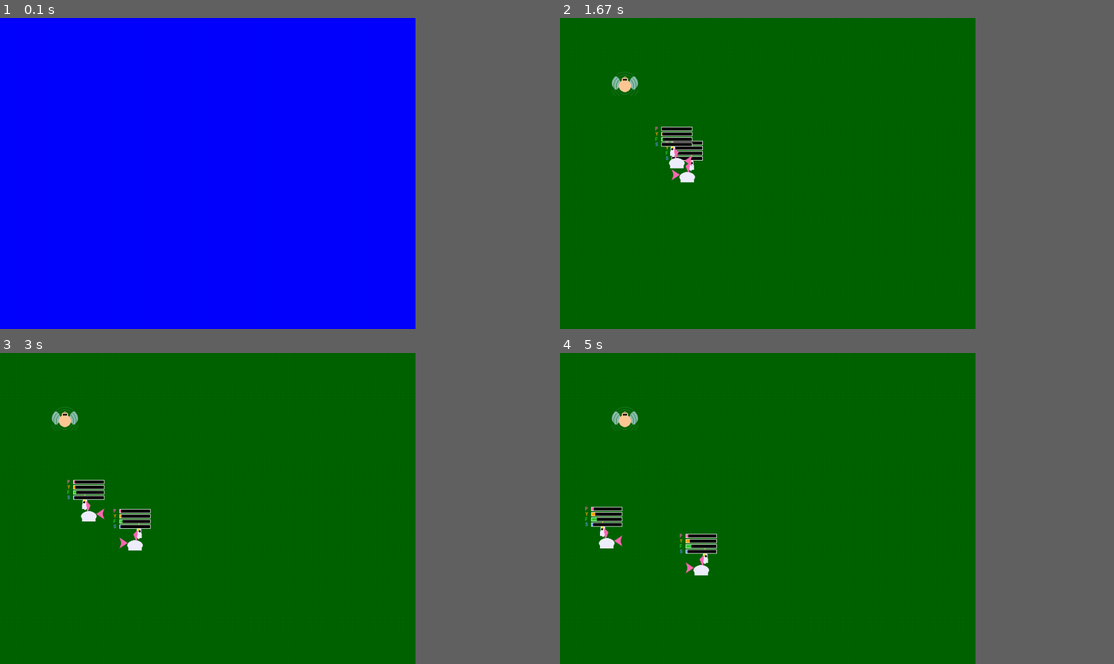
Above: before the commit, frames 1-4 (two rows, left to right).
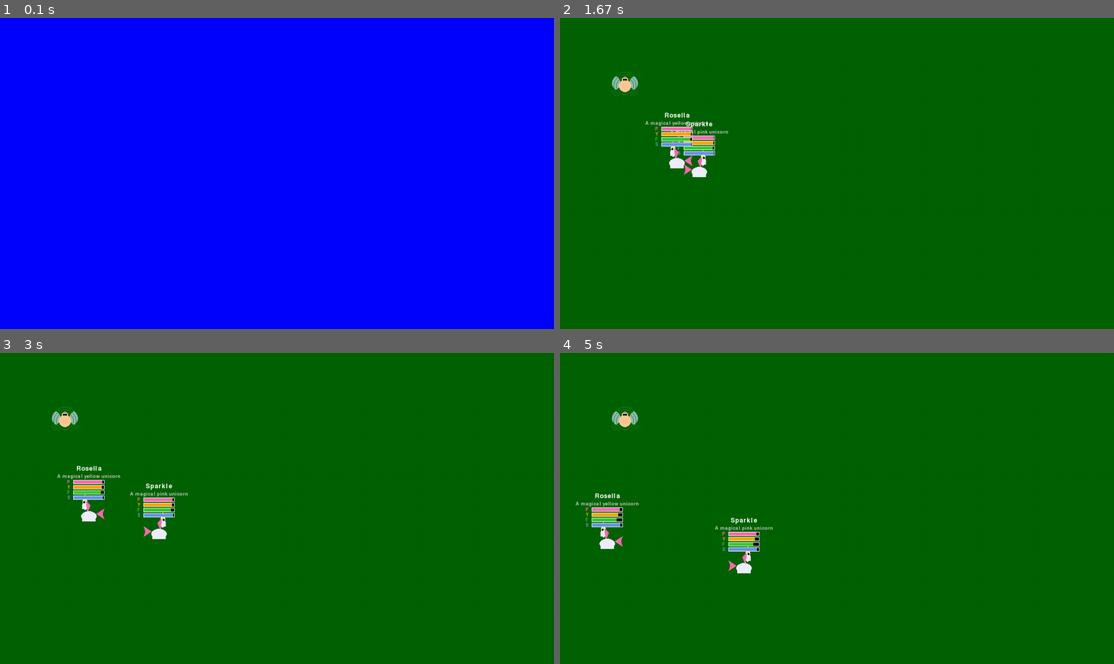
Above: after the commit, the same moments.

Repository: emptyhead/unicorn-fairies-pygame
Game: pygame game, started from main.py
The game is run twice, just before and just after one commit, with the same random seed, the same clock (stepped at 60 frames per second) and the same inputs.
Inputs:
- Up to frame 1 (0.1 s): no input
- Up to frame 2 (1.67 s): tap Enter at 0.33 s
- Up to frame 3 (3 s): no input
- Up to frame 4 (5 s): no input
In our replay, the window is 675x506 before the commit and 900x506 after it. These sizes can differ from the game's own. Grey fills any space a smaller window leaves; there, only what the larger window draws over its background counts as a difference.

The runs differ from the first frame. In frame 2, 1.2% of the frame differs, in the area x 15-31%, y 30-53%; in frame 3, 1.5%; in frame 4, 1.7%, in the area x 2-39%, y 45-72%.

Commit message:
Unicorns wander List of unicorns to enable multiple entities Graphics changed to be 1066x600 (16:9 aspect - low res) Flags created for displaying Unicorn stats and details to enable easy toggling of display

Diff:
--- a/src/engine.py
+++ b/src/engine.py
@@ -5,10 +5,17 @@
 class Game:
     def __init__(self):
         pygame.init()
-        self.screen = pygame.display.set_mode((WIDTH, HEIGHT))
+        flags = pygame.FULLSCREEN if FULLSCREEN else 0
+        self.screen = pygame.display.set_mode((WIDTH, HEIGHT), flags)
         self.clock = pygame.time.Clock()
         self.running = True
         self.delta_time = 0  # Time since last frame in seconds
+
+        # Global display settings
+        self.invert_need_bars = True   # When True, need bars deplete instead of fill
+        self.show_need_bars = True      # When True, need bars are drawn above unicorns
+        self.show_name = True           # When True, unicorn name is drawn above the sprite
+        self.show_description = True    # When True, unicorn description is drawn above the sprite
 
         self.state = MenuState(self)
 
--- a/src/entities/baseEntity.py
+++ b/src/entities/baseEntity.py
@@ -5,11 +5,11 @@
         super().__init__() # Initializes the pygame Sprite logic
 
         # Placeholder setup
-        self.image = pygame.Surface(size)
+        self.image: pygame.Surface = pygame.Surface(size)
         self.image.fill(color)
 
         # Every entity needs a position (rect)
-        self.rect = self.image.get_rect(topleft=(x, y))
+        self.rect: pygame.Rect = self.image.get_rect(topleft=(x, y))
 
         # Movement variables
         self.direction = pygame.Vector2()
--- a/src/entities/unicorn.py
+++ b/src/entities/unicorn.py
@@ -89,6 +89,15 @@
         self.original_image = self.image.copy()
         self.facing_right = True
 
+        # Individual display flags
+        self.show_need_bars = True      # When True, need bars are drawn above the sprite
+        self.show_name = True           # When True, the unicorn's name is drawn above the sprite
+        self.show_description = True    # When True, the unicorn's description is drawn above the sprite
+
+        # Need bar display flag — when True, bars deplete as needs increase (full = healthy)
+        # When False (default), bars fill as needs increase (full = urgent need)
+        self.invert_need_bars = True
+
         # Wander state machine variables
         self.wander_state = 'idle'                          # 'idle' | 'moving' | 'paused'
         self.wander_target = None                           # pygame.Vector2 target position
@@ -97,7 +106,7 @@
         self.wander_pos = pygame.Vector2(float(x), float(y))  # Sub-pixel float position accumulator
 
     def draw(self, surface):
-        """Draw the unicorn and its need bars to the given surface.
+        """Draw the unicorn, and optionally its need bars, name, and description.
 
         Args:
             surface: The pygame surface to draw to (typically the screen).
@@ -105,8 +114,13 @@
         # Draw the unicorn sprite
         surface.blit(self.image, self.rect)
 
-        # Draw need bars above the sprite
-        self.draw_need_bars(surface)
+        # Draw need bars above the sprite (if enabled)
+        if self.show_need_bars:
+            self.draw_need_bars(surface)
+
+        # Draw name and/or description above the sprite (if either is enabled)
+        if self.show_name or self.show_description:
+            self.draw_info(surface)
 
     def _pick_wander_target(self) -> pygame.Vector2:
         """Pick a random target position within the screen bounds.
@@ -156,8 +170,7 @@
             distance = to_target.length()
 
             if distance <= self.WANDER_ARRIVAL_THRESHOLD:
-                # Arrived — snap to target and start pause
-                self.wander_pos = pygame.Vector2(self.wander_target)
+                # Arrived — stay at current position (no snap), start pause
                 self.rect.topleft = (int(self.wander_pos.x), int(self.wander_pos.y))
                 self.wander_pause_timer = random.uniform(
                     self.WANDER_PAUSE_MIN, self.WANDER_PAUSE_MAX
@@ -243,6 +256,38 @@
             'sleep_need': self.sleep_need
         }
 
+    def draw_info(self, surface: pygame.Surface):
+        """Draw the unicorn's name and/or description above the need bars.
+
+        Each element is only rendered when its corresponding flag is True.
+        The name is rendered in white (size 18) and the description in
+        light-grey (size 14), both centred horizontally over the sprite.
+
+        Args:
+            surface: The pygame surface to draw on.
+        """
+        name_font = pygame.font.Font(None, 18)
+        desc_font = pygame.font.Font(None, 14)
+        padding = 2
+
+        # Anchor point: top of the need bars (or top of sprite if bars are hidden)
+        bars_top = self.rect.top + self.BAR_OFFSET_Y
+
+        # Build the list of surfaces to stack, bottom-most first
+        # Each entry is (surface, rendered_surface) — we stack upward
+        stack = []
+        if self.show_description:
+            stack.append(desc_font.render(self.description, True, (200, 200, 200)))
+        if self.show_name:
+            stack.append(name_font.render(self.name, True, (255, 255, 255)))
+
+        # Draw from bottom to top, starting just above the bars
+        current_bottom = bars_top - padding
+        for surf in stack:
+            rect = surf.get_rect(centerx=self.rect.centerx, bottom=current_bottom)
+            surface.blit(surf, rect)
+            current_bottom = rect.top - padding
+
     def draw_need_bars(self, surface: pygame.Surface):
         """
         Draw need bars above the unicorn sprite.
@@ -284,7 +329,10 @@
             pygame.draw.rect(surface, (0, 0, 0), bg_rect)
 
             # Foreground bar (colored, fills based on need value)
-            fill_width = int(sprite_width * (need_value / self.MAX_NEED_VALUE))
+            ratio = need_value / self.MAX_NEED_VALUE
+            if self.invert_need_bars:
+                ratio = 1.0 - ratio  # Full bar = healthy, depletes as need increases
+            fill_width = int(sprite_width * ratio)
             if fill_width > 0:
                 fill_rect = pygame.Rect(self.rect.left, current_y, fill_width, self.BAR_HEIGHT)
                 pygame.draw.rect(surface, color, fill_rect)
--- a/src/settings.py
+++ b/src/settings.py
@@ -1,3 +1,4 @@
-WIDTH, HEIGHT = 800, 600
+WIDTH, HEIGHT = 1066, 600
 FPS = 60
 TITLE = "My Modular Game"
+FULLSCREEN = True
--- a/src/states.py
+++ b/src/states.py
@@ -38,6 +38,10 @@
 
     def update(self, delta_time: float = 0):
         for u in self.unicorns:
+            u.invert_need_bars = self.game.invert_need_bars
+            u.show_need_bars = self.game.show_need_bars
+            u.show_name = self.game.show_name
+            u.show_description = self.game.show_description
             u.update(delta_time)
 
     def draw(self, screen):
Not shown, added: implementation/aspect_ratio_calculation.md
